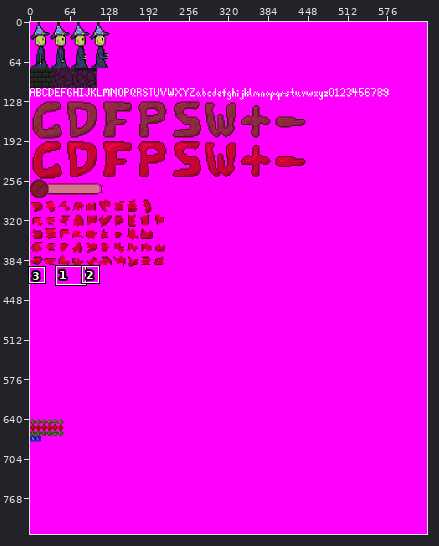
A sprite sheet gets an edit: assets/img/spritesheet.png. Above, an overview of the earlier version with the close-up marked.
Close-up. Before the edit:
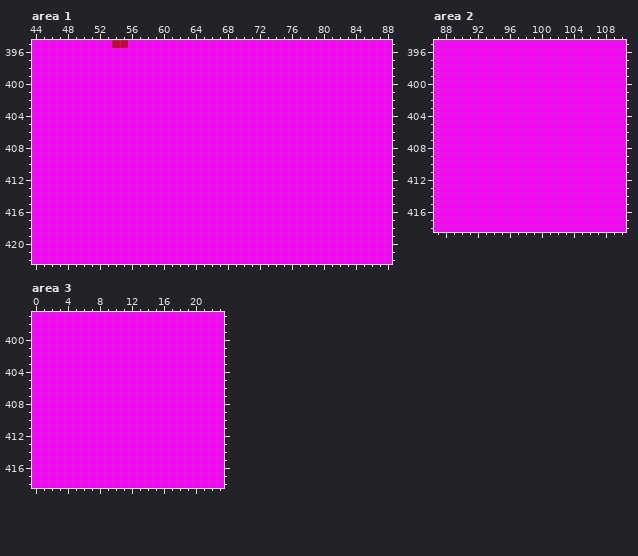
The file is 1280x1650 pixels, drawn in blocks of 2x2; one block is one cell here. Colours within 5 levels of each other are drawn and written as one. Shown: area 1: x 44..88, y 395..422; area 2: x 87..110, y 395..418; area 3: x 0..23, y 397..418. The commit also changed other parts of the picture, which this record leaves out.
New version:
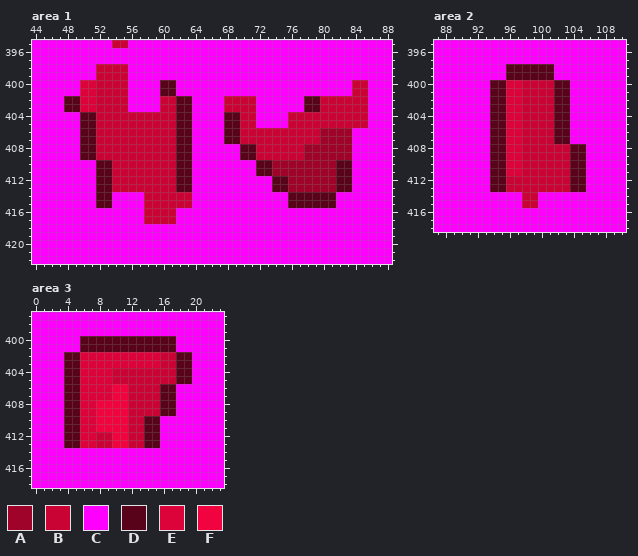
Palette (. is transparent): A #9f032a  B #c90334  C #ff00ff  D #580319  E #dc033b  F #f10340
Changes in this commit:
Area 1:
Colour C gives way to colour A in rows 406 to 407 at x 80 to 83; in rows 408 to 409 at x 78 to 83; in rows 410 to 411 at x 74 to 81; in rows 412 to 413 at x 76 to 81.
Colour C gives way to colour B in rows 398 to 399 at x 52 to 55; in rows 400 to 401 at x 52 to 55 and 84 to 85; in rows 402 to 403 at x 52 to 55, 60 to 61, 68 to 71 and 80 to 85; in rows 404 to 405 at x 52 to 61, 70 to 71 and 76 to 85; in rows 406 to 407 at x 52 to 61 and 70 to 79; in rows 408 to 409 at x 52 to 61 and 72 to 77.
Colour C gives way to colour B in rows 410 to 413 at x 54 to 61; in rows 414 to 415 at x 58 to 63; in rows 416 to 417 at x 58 to 61.
Colour C gives way to colour D in rows 400 to 401 at x 60 to 61; in rows 402 to 403 at x 48 to 49, 62 to 63 and 78 to 79; in rows 404 to 407 at x 50 to 51, 62 to 63 and 68 to 69; in rows 408 to 409 at x 50 to 51, 62 to 63 and 70 to 71; in rows 410 to 411 at x 52 to 53, 62 to 63, 72 to 73 and 82 to 83; in rows 412 to 413 at x 52 to 53, 62 to 63, 74 to 75 and 82 to 83.
Colour C gives way to colour D in rows 414 to 415 at x 52 to 53 and 76 to 81.
Colour C gives way to colour E in rows 400 to 403 at x 50 to 51.
Area 2:
Colour C gives way to colour B in rows 400 to 407 at x 98 to 101; in rows 408 to 411 at x 98 to 103; in rows 412 to 413 at x 96 to 103; in rows 414 to 415 at x 98 to 99.
Colour C gives way to colour D in rows 398 to 399 at x 96 to 101; in rows 400 to 407 at x 94 to 95 and 102 to 103; in rows 408 to 413 at x 94 to 95 and 104 to 105.
Colour C gives way to colour E in rows 400 to 411 at x 96 to 97.
Area 3:
Colour C gives way to colour B in rows 402 to 403 at x 16 to 17; in rows 404 to 405 at x 10 to 17; in rows 406 to 409 at x 12 to 15; in rows 410 to 411 at x 12 to 13; in rows 412 to 413 at x 8 to 9 and 12 to 13.
Colour C gives way to colour D in rows 400 to 401 at x 6 to 17; in rows 402 to 405 at x 4 to 5 and 18 to 19; in rows 406 to 409 at x 4 to 5 and 16 to 17; in rows 410 to 413 at x 4 to 5 and 14 to 15.
Colour C gives way to colour E in rows 402 to 403 at x 6 to 15; in rows 404 to 407 at x 6 to 9; in rows 408 to 413 at x 6 to 7.
Colour C gives way to colour F in rows 406 to 407 at x 10 to 11; in rows 408 to 411 at x 8 to 11; in rows 412 to 413 at x 10 to 11.
Changed places in both close-ups, as pixel boxes (x1, y1, x2, y2):
changed: (64, 64, 192, 224)
changed: (224, 80, 368, 208)
changed: (490, 64, 586, 208)
changed: (64, 336, 192, 448)
